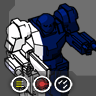
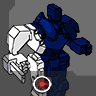
Revision of a layered (96, 96) image; what changed, layer by layer:
hid "Ballistic" over [10, 75, 30, 94]
hid "Missile" over [54, 75, 73, 94]
hid "Layer 51" over [4, 3, 96, 96]
added layer "Layer 62" above "Layer 55" over [1, 3, 93, 96]
